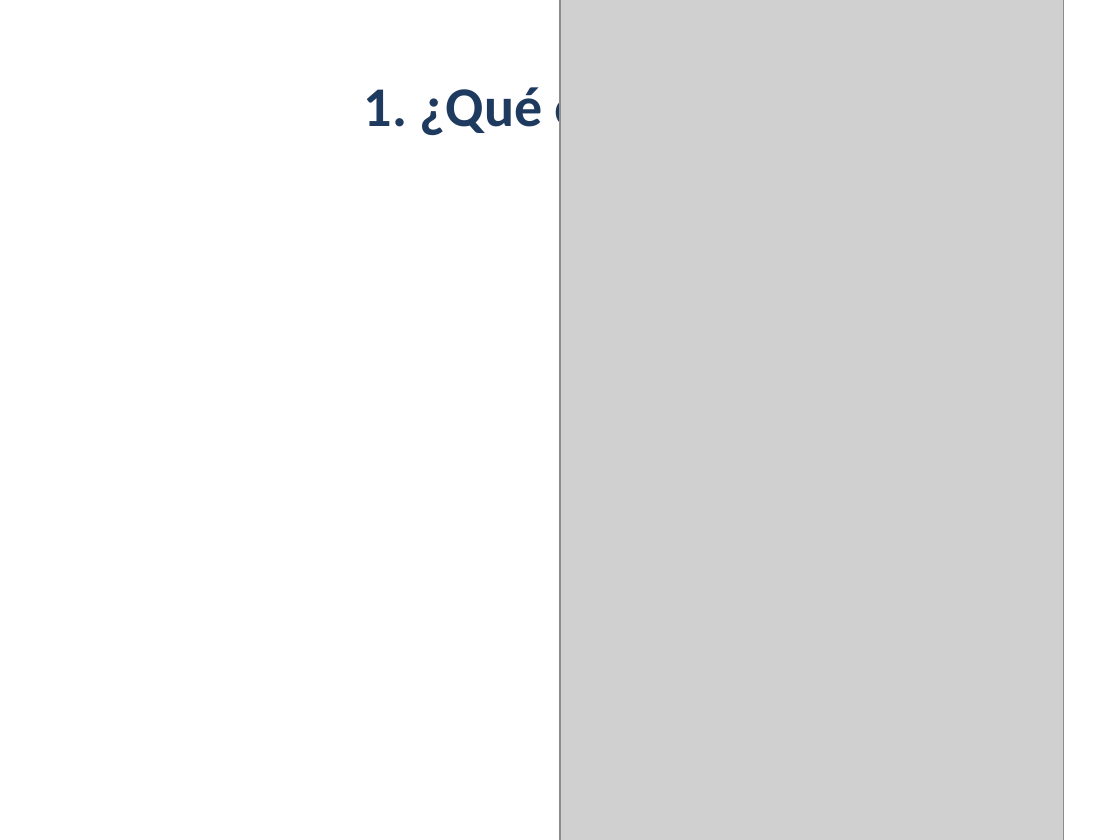
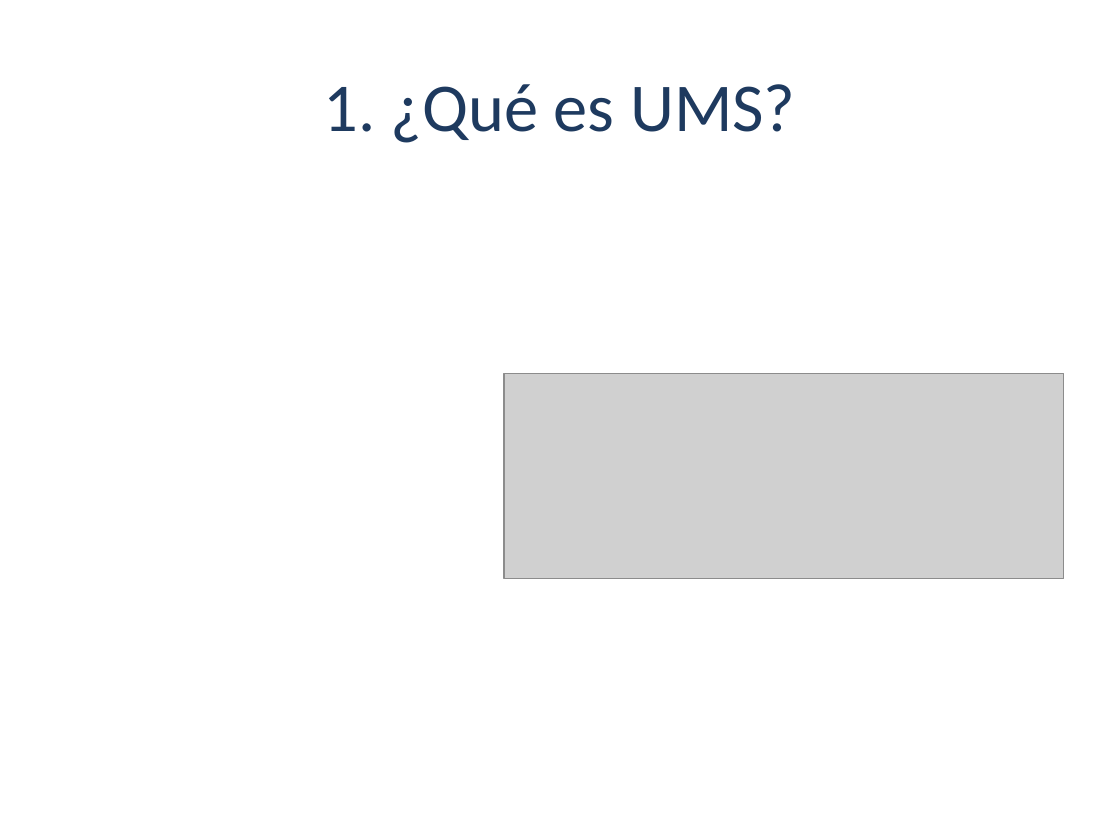
Before and after one commit to beyondnetcode/evolith_arch32, a slide deck: slide 2 of reference/governance/sdlc/assets/ums-evolith-reference-executive-deck.pptx. Drawn at 1120x840 pixels with LibreOffice and Linux fonts; fonts in the diff are those of the drawing; grey boxes stand for pictures. Boxes give left, top, right and bottom in pixels: in the first picture for what was removed or moved away, otherwise in the second. Text is boxed around its words. In the diff, an @@ line names an element or a change of style, - is before the commit and + after.

```diff
--- a/reference/governance/sdlc/assets/ums-evolith-reference-executive-deck.pptx
+++ b/reference/governance/sdlc/assets/ums-evolith-reference-executive-deck.pptx
@@ picture removed at [560, 0, 1064, 840] @@
@@ title "1. ¿Qué es UMS?" at [323, 84, 795, 143]: size 36 to 44 pt, bold off @@
@@ picture added at [504, 373, 1064, 579] @@
```
Also in this commit, not shown: 4 other slides changed, 3 slides added, 3 slides removed, 9 other files.
